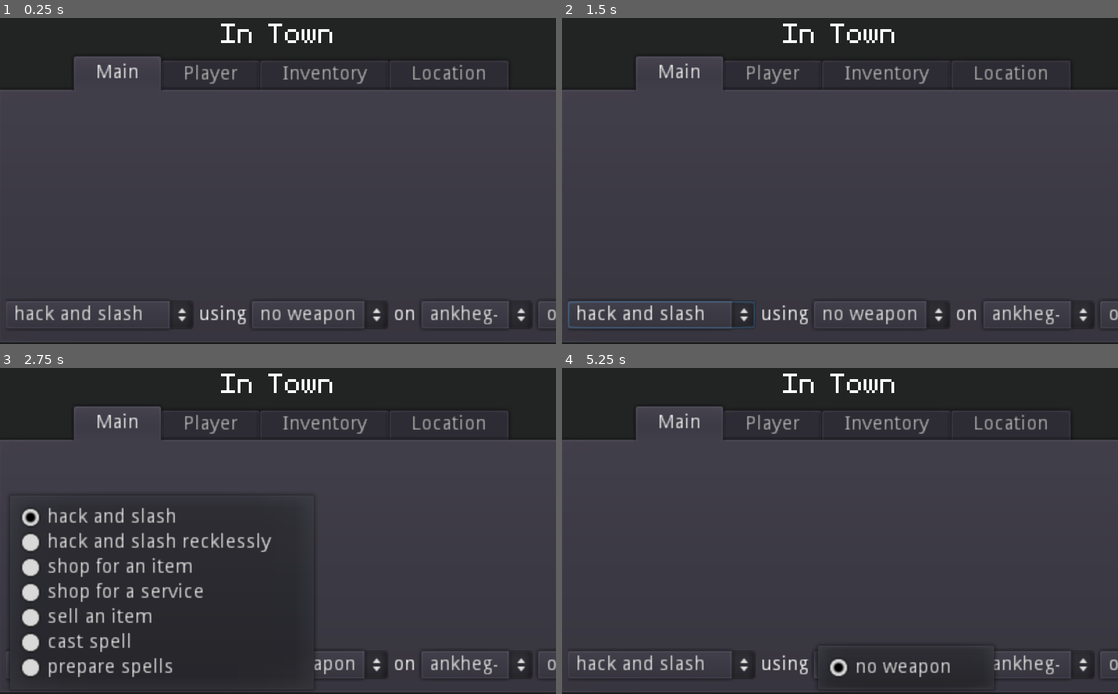
Above: before the commit, frames 1-4 (two rows, left to right).
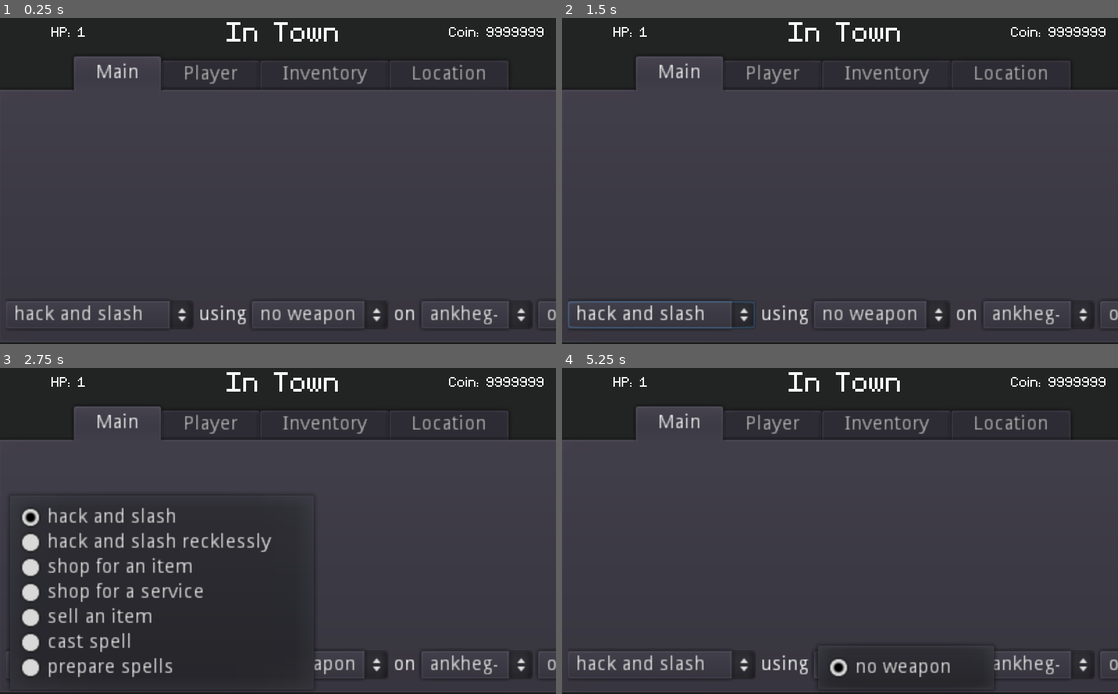
Above: after the commit, the same moments.

Repository: dyerjos/Secret-Santa-2021
Game: Godot game, scene res://Gameplay.tscn
The game is run twice, just before and just after one commit, with the same random seed, the same clock (stepped at 60 frames per second) and the same inputs. This scene is started directly instead of the project's main scene.
Inputs:
- Up to frame 1 (0.25 s): no input
- Up to frame 2 (1.5 s): click "hack and slash" at 0.5 s; click "ankheg-1 [Enemy]" at 1.25 s
- Up to frame 3 (2.75 s): click "hack and slash" at 2 s
- Up to frame 4 (5.25 s): click "ankheg-1 [Enemy]" at 2.75 s; click "hack and slash" at 3.5 s; click "ankheg-1 [Enemy]" at 4.25 s; click "no weapon" at 5 s

The runs differ from the first frame. In frame 1, 0.7% of the frame differs, in the area x 9-98%, y 1-8%; in frame 2, 0.7%; in frame 3, 0.7%; in frame 4, 0.7%.
Error in both runs: Invalid operands 'String' and 'int' in operator '+'. (res://global/CharacterSheet.gd:204)

Commit message:
gameplay header information

Diff:
--- a/Gameplay.gd
+++ b/Gameplay.gd
@@ -3,7 +3,7 @@
 
 #* UI references:
 #* ----- main tab var ---------
-onready var context_label = $CenterContainer/ContextLabel
+onready var context_label = $HeaderRow/CenterContainer/ContextLabel
 onready var move_options = $TabContainer/Main/VBoxContainer/MoveCommand/MoveOption
 onready var using_label = $TabContainer/Main/VBoxContainer/MoveCommand/Using
 onready var weapon_options = $TabContainer/Main/VBoxContainer/MoveCommand/Weapon
--- a/Gameplay.tscn
+++ b/Gameplay.tscn
@@ -1,10 +1,21 @@
-[gd_scene load_steps=5 format=2]
+[gd_scene load_steps=7 format=2]
 
 [ext_resource path="res://Gameplay.gd" type="Script" id=1]
 [ext_resource path="res://fonts/MinimalFont5x7.ttf" type="DynamicFontData" id=2]
 
-[sub_resource type="DynamicFont" id=1]
+[sub_resource type="DynamicFont" id=3]
+resource_local_to_scene = true
+outline_color = Color( 0.941176, 0.964706, 0.941176, 1 )
+font_data = ExtResource( 2 )
+
+[sub_resource type="DynamicFont" id=4]
+resource_local_to_scene = true
 size = 32
+outline_color = Color( 0.941176, 0.964706, 0.941176, 1 )
+font_data = ExtResource( 2 )
+
+[sub_resource type="DynamicFont" id=5]
+resource_local_to_scene = true
 outline_color = Color( 0.941176, 0.964706, 0.941176, 1 )
 font_data = ExtResource( 2 )
 
@@ -21,21 +32,56 @@
 "_edit_use_anchors_": false
 }
 
-[node name="CenterContainer" type="CenterContainer" parent="."]
+[node name="HeaderRow" type="HBoxContainer" parent="."]
 margin_right = 400.0
-margin_bottom = 32.0
-rect_scale = Vector2( 1, 0.998372 )
-__meta__ = {
-"_edit_use_anchors_": false
-}
-
-[node name="ContextLabel" type="Label" parent="CenterContainer"]
-margin_left = 128.0
-margin_top = 2.0
-margin_right = 272.0
 margin_bottom = 30.0
-custom_fonts/font = SubResource( 1 )
+__meta__ = {
+"_edit_use_anchors_": false
+}
+
+[node name="HeaderAside1" type="CenterContainer" parent="HeaderRow"]
+margin_right = 100.0
+margin_bottom = 30.0
+rect_min_size = Vector2( 100, 0 )
+
+[node name="ContextLabel" type="Label" parent="HeaderRow/HeaderAside1"]
+margin_left = 37.0
+margin_top = 8.0
+margin_right = 62.0
+margin_bottom = 22.0
+custom_fonts/font = SubResource( 3 )
+text = "HP: 1"
+
+[node name="CenterContainer" type="CenterContainer" parent="HeaderRow"]
+margin_left = 100.0
+margin_right = 300.0
+margin_bottom = 30.0
+rect_min_size = Vector2( 200, 0 )
+__meta__ = {
+"_edit_use_anchors_": false
+}
+
+[node name="ContextLabel" type="Label" parent="HeaderRow/CenterContainer"]
+margin_left = 28.0
+margin_top = 1.0
+margin_right = 172.0
+margin_bottom = 29.0
+custom_fonts/font = SubResource( 4 )
 text = "Context Title"
+
+[node name="HeaderAside2" type="CenterContainer" parent="HeaderRow"]
+margin_left = 300.0
+margin_right = 400.0
+margin_bottom = 30.0
+rect_min_size = Vector2( 100, 0 )
+
+[node name="ContextLabel" type="Label" parent="HeaderRow/HeaderAside2"]
+margin_left = 15.0
+margin_top = 8.0
+margin_right = 84.0
+margin_bottom = 22.0
+custom_fonts/font = SubResource( 5 )
+text = "Coin: 9999999"
 
 [node name="TabContainer" type="TabContainer" parent="."]
 margin_top = 33.0
